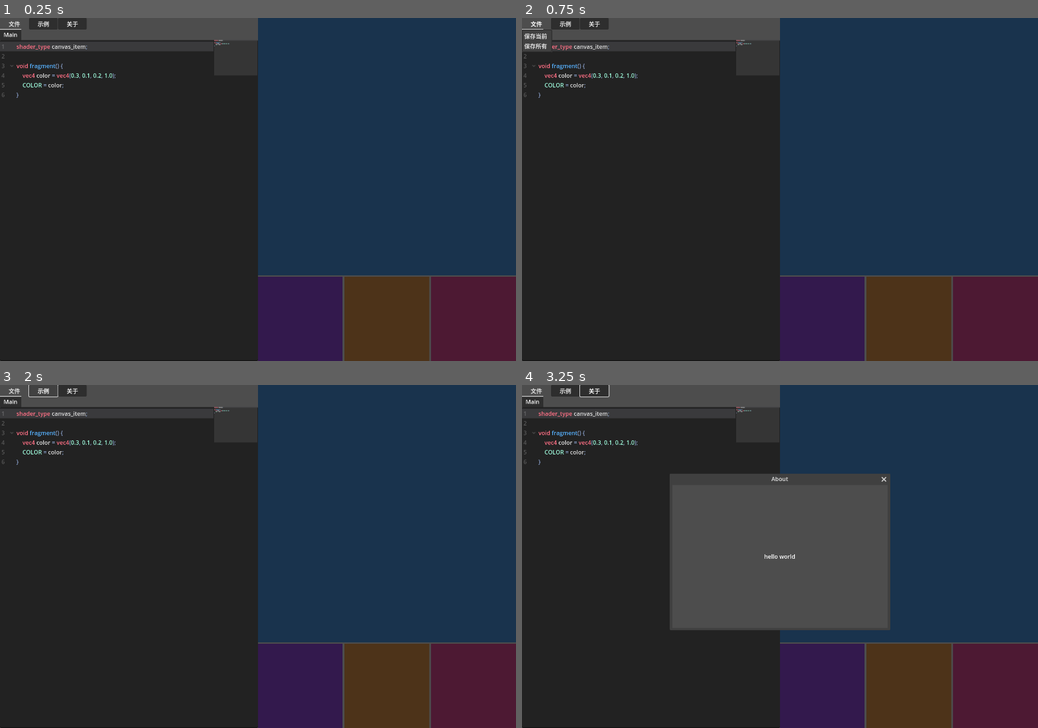
Above: before the commit, frames 1-4 (two rows, left to right).
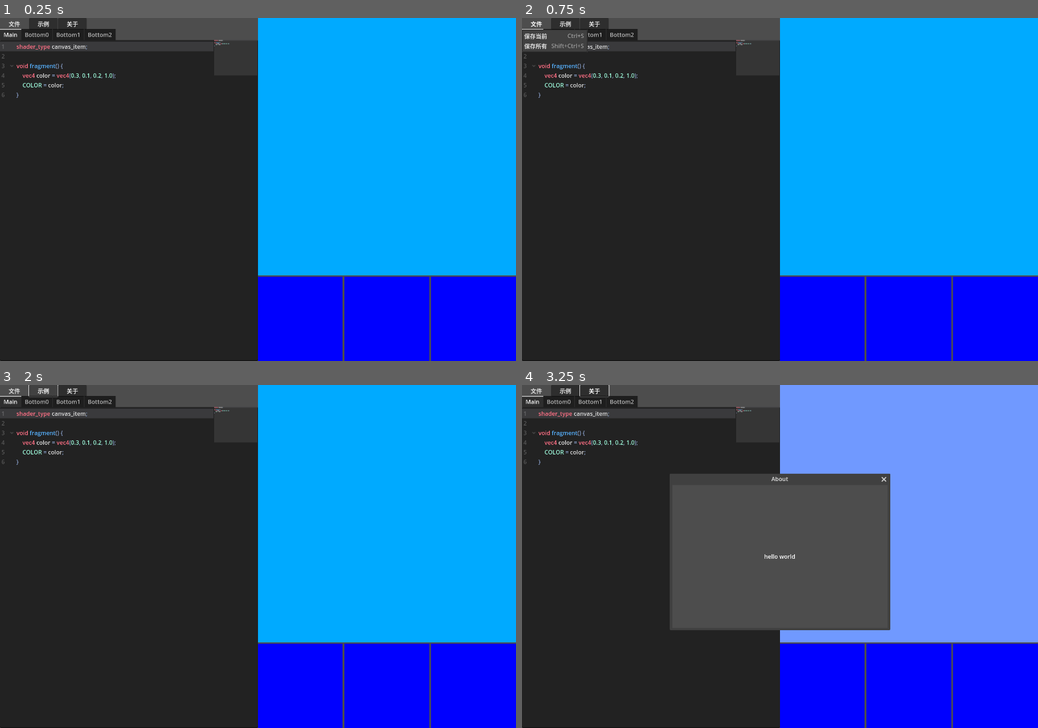
Above: after the commit, the same moments.

Repository: 1e0nhardt/GodotShaderToy
Game: Godot game, scene res://scenes/shader_editor.tscn
Two runs of this game, one before a commit and one after it. Both use one fixed random seed, a clock stepped at 60 frames per second and the inputs below.
Inputs (mouse positions are in pixels of both pictures, inside the frame that each line leads up to):
- Up to frame 1 (0.25 s): no input
- Up to frame 2 (0.75 s): click "文件" at 0.5 s
- Up to frame 3 (2 s): click "示例" at 1.25 s
- Up to frame 4 (3.25 s): click "关于" at 2 s; tap Enter at 2.75 s; move the mouse to (893, 539) at 2.77 s

The runs differ from the first frame. In frame 1, 50% of the frame differs, in the area x 4-100%, y 0-100%; in frame 2, 50%; in frame 3, 50%; in frame 4, 40%.

Commit message:
将鼠标位置通过mouse_pos传给shader 保存功能 开发中

Diff:
--- a/resources/bottom0.gdshader
+++ b/resources/bottom0.gdshader
@@ -1,6 +1,8 @@
 shader_type canvas_item;
 
+uniform vec2 mouse_pos;
+
 void fragment() {
-	vec4 color = vec4(0.2, 0.1, 0.3, 1.0);
-	COLOR = color;
+	vec4 color = vec4(0.1, 0.2, 0.3, 1.0);
+	COLOR = vec4(mouse_pos, 1., 1.);
 }
--- a/resources/bottom1.gdshader
+++ b/resources/bottom1.gdshader
@@ -1,6 +1,8 @@
 shader_type canvas_item;
 
+uniform vec2 mouse_pos;
+
 void fragment() {
-	vec4 color = vec4(0.3, 0.2, 0.1, 1.0);
-	COLOR = color;
+	vec4 color = vec4(0.1, 0.2, 0.3, 1.0);
+	COLOR = vec4(mouse_pos, 1., 1.);
 }
--- a/resources/bottom2.gdshader
+++ b/resources/bottom2.gdshader
@@ -1,9 +1,8 @@
 shader_type canvas_item;
 
-uniform float blue;
-uniform vec3 a : source_color;
-//
+uniform vec2 mouse_pos;
+
 void fragment() {
-	vec4 color = vec4(0.3, 0.1, 0.2, 1.0);
-	COLOR = color;
+	vec4 color = vec4(0.1, 0.2, 0.3, 1.0);
+	COLOR = vec4(mouse_pos, 1., 1.);
 }
--- a/resources/main_canvas.gdshader
+++ b/resources/main_canvas.gdshader
@@ -1,6 +1,9 @@
 shader_type canvas_item;
+
+uniform vec2 mouse_pos;
+
 
 void fragment() {
     vec4 color = vec4(0.1, 0.2, 0.3, 1.0);
-	COLOR = color;
+	COLOR = vec4(mouse_pos, 1., 1.);
 }
--- /dev/null
+++ b/scenes/shader_canvas.gd
@@ -0,0 +1,18 @@
+extends ColorRect
+
+var pos = Vector2.ZERO
+
+
+func check_pointer_in_canvas():
+    pos = get_viewport().get_mouse_position() - global_position
+    if pos.x < 0 or pos.y < 0 or pos.x > get_rect().size[0] or pos.y > get_rect().size[1]:
+        return false
+    return true
+
+
+func _process(_delta):
+    if not check_pointer_in_canvas():
+        return
+
+    pos = pos.clamp(Vector2.ZERO, get_rect().size) / get_rect().size
+    material.set_shader_parameter("mouse_pos", pos)
--- a/scenes/shader_editor.gd
+++ b/scenes/shader_editor.gd
@@ -1,9 +1,16 @@
-extends Node
+extends Control
 
 @onready var main_canvas = %MainCanvas
 @onready var bottom_canvas0 = %BottomCanvas0
 @onready var bottom_canvas1 = %BottomCanvas1
 @onready var bottom_canvas2 = %BottomCanvas2
+@onready var file_popup: MenuButton = %FileMenu
+@onready var tab_container = %TabContainer
+
+func _ready():
+    file_popup.get_popup().add_item("保存当前", 0, KEY_MASK_CTRL | KEY_S)
+    file_popup.get_popup().add_item("保存所有", 1, KEY_MASK_CTRL | KEY_MASK_SHIFT | KEY_S)
+    file_popup.get_popup().id_pressed.connect(on_id_pressed)
 
 
 func _on_about_button_pressed():
@@ -16,3 +23,12 @@
 
 func _on_about_popup_panel_size_changed():
     notify_property_list_changed()
+
+
+func on_id_pressed(id: int):
+    if id == 0:
+        print("保存成功")
+        print(tab_container.get_child(tab_container.current_tab).text)
+        print(tab_container.get_child(tab_container.current_tab).name)
+    elif id == 1:
+        print("保存所有成功")
--- a/scenes/shader_editor.tscn
+++ b/scenes/shader_editor.tscn
@@ -1,25 +1,46 @@
-[gd_scene load_steps=11 format=3 uid="uid://dvodfxx4ty3io"]
+[gd_scene load_steps=15 format=3 uid="uid://dvodfxx4ty3io"]
 
 [ext_resource type="Script" path="res://scenes/shader_editor.gd" id="1_8tcxs"]
 [ext_resource type="Shader" path="res://resources/main_canvas.gdshader" id="2_s3wn0"]
 [ext_resource type="PackedScene" uid="uid://b8fg05q83y28k" path="res://scenes/main_editor.tscn" id="2_xgfi2"]
 [ext_resource type="Shader" path="res://resources/bottom0.gdshader" id="3_5i16p"]
 [ext_resource type="Shader" path="res://resources/bottom1.gdshader" id="4_fp5ux"]
+[ext_resource type="Script" path="res://scenes/shader_canvas.gd" id="4_m23do"]
 [ext_resource type="Shader" path="res://resources/bottom2.gdshader" id="5_oua02"]
+
+[sub_resource type="CodeHighlighter" id="CodeHighlighter_5pqar"]
+number_color = Color(0.631373, 1, 0.878431, 1)
+symbol_color = Color(0.560784, 0.654902, 0.827451, 1)
+function_color = Color(0.341176, 0.698039, 1, 1)
+member_variable_color = Color(0.619608, 0.733333, 0.831373, 1)
+
+[sub_resource type="CodeHighlighter" id="CodeHighlighter_05j52"]
+number_color = Color(0.631373, 1, 0.878431, 1)
+symbol_color = Color(0.560784, 0.654902, 0.827451, 1)
+function_color = Color(0.341176, 0.698039, 1, 1)
+member_variable_color = Color(0.619608, 0.733333, 0.831373, 1)
+
+[sub_resource type="CodeHighlighter" id="CodeHighlighter_e1iyw"]
+number_color = Color(0.631373, 1, 0.878431, 1)
+symbol_color = Color(0.560784, 0.654902, 0.827451, 1)
+function_color = Color(0.341176, 0.698039, 1, 1)
+member_variable_color = Color(0.619608, 0.733333, 0.831373, 1)
 
 [sub_resource type="ShaderMaterial" id="ShaderMaterial_62icj"]
 shader = ExtResource("2_s3wn0")
+shader_parameter/mouse_pos = null
 
 [sub_resource type="ShaderMaterial" id="ShaderMaterial_bii4t"]
 shader = ExtResource("3_5i16p")
+shader_parameter/mouse_pos = null
 
 [sub_resource type="ShaderMaterial" id="ShaderMaterial_mnlls"]
 shader = ExtResource("4_fp5ux")
+shader_parameter/mouse_pos = null
 
 [sub_resource type="ShaderMaterial" id="ShaderMaterial_cax0a"]
 shader = ExtResource("5_oua02")
-shader_parameter/blue = null
-shader_parameter/a = null
+shader_parameter/mouse_pos = null
 
 [node name="ShaderEditor" type="Control"]
 layout_mode = 3
@@ -48,18 +69,14 @@
 layout_mode = 2
 theme_override_constants/separation = 1
 
-[node name="FileButton" type="MenuButton" parent="HBoxContainer/VBoxContainer/HBoxContainer"]
+[node name="FileMenu" type="MenuButton" parent="HBoxContainer/VBoxContainer/HBoxContainer"]
+unique_name_in_owner = true
 custom_minimum_size = Vector2(80, 0)
 layout_mode = 2
 size_flags_horizontal = 0
 size_flags_vertical = 4
 text = "文件"
 switch_on_hover = true
-item_count = 2
-popup/item_0/text = "保存当前"
-popup/item_0/id = 0
-popup/item_1/text = "保存所有"
-popup/item_1/id = 1
 
 [node name="ExampleButton" type="Button" parent="HBoxContainer/VBoxContainer/HBoxContainer"]
 custom_minimum_size = Vector2(80, 0)
@@ -93,12 +110,30 @@
 vertical_alignment = 1
 
 [node name="TabContainer" type="TabContainer" parent="HBoxContainer/VBoxContainer"]
+unique_name_in_owner = true
 layout_mode = 2
 size_flags_vertical = 3
 theme_override_constants/side_margin = 0
 
 [node name="Main" parent="HBoxContainer/VBoxContainer/TabContainer" instance=ExtResource("2_xgfi2")]
 layout_mode = 2
+
+[node name="Bottom0" parent="HBoxContainer/VBoxContainer/TabContainer" instance=ExtResource("2_xgfi2")]
+visible = false
+layout_mode = 2
+syntax_highlighter = SubResource("CodeHighlighter_5pqar")
+delimiter_strings = Array[String](["\" \"", "' '"])
+
+[node name="Bottom1" parent="HBoxContainer/VBoxContainer/TabContainer" instance=ExtResource("2_xgfi2")]
+visible = false
+layout_mode = 2
+syntax_highlighter = SubResource("CodeHighlighter_05j52")
+
+[node name="Bottom2" parent="HBoxContainer/VBoxContainer/TabContainer" instance=ExtResource("2_xgfi2")]
+visible = false
+layout_mode = 2
+syntax_highlighter = SubResource("CodeHighlighter_e1iyw")
+delimiter_strings = Array[String](["\" \"", "' '"])
 
 [node name="VSplitContainer" type="VBoxContainer" parent="HBoxContainer"]
 layout_mode = 2
@@ -109,6 +144,7 @@
 material = SubResource("ShaderMaterial_62icj")
 custom_minimum_size = Vector2(0, 720)
 layout_mode = 2
+script = ExtResource("4_m23do")
 
 [node name="HBoxContainer" type="HBoxContainer" parent="HBoxContainer/VSplitContainer"]
 layout_mode = 2
@@ -120,18 +156,21 @@
 material = SubResource("ShaderMaterial_bii4t")
 layout_mode = 2
 size_flags_horizontal = 3
+script = ExtResource("4_m23do")
 
 [node name="BottomCanvas1" type="ColorRect" parent="HBoxContainer/VSplitContainer/HBoxContainer"]
 unique_name_in_owner = true
 material = SubResource("ShaderMaterial_mnlls")
 layout_mode = 2
 size_flags_horizontal = 3
+script = ExtResource("4_m23do")
 
 [node name="BottomCanvas2" type="ColorRect" parent="HBoxContainer/VSplitContainer/HBoxContainer"]
 unique_name_in_owner = true
 material = SubResource("ShaderMaterial_cax0a")
 layout_mode = 2
 size_flags_horizontal = 3
+script = ExtResource("4_m23do")
 
 [connection signal="pressed" from="HBoxContainer/VBoxContainer/HBoxContainer/AboutButton" to="." method="_on_about_button_pressed"]
 [connection signal="close_requested" from="HBoxContainer/VBoxContainer/HBoxContainer/AboutPopupPanel" to="." method="_on_about_popup_panel_close_requested"]
